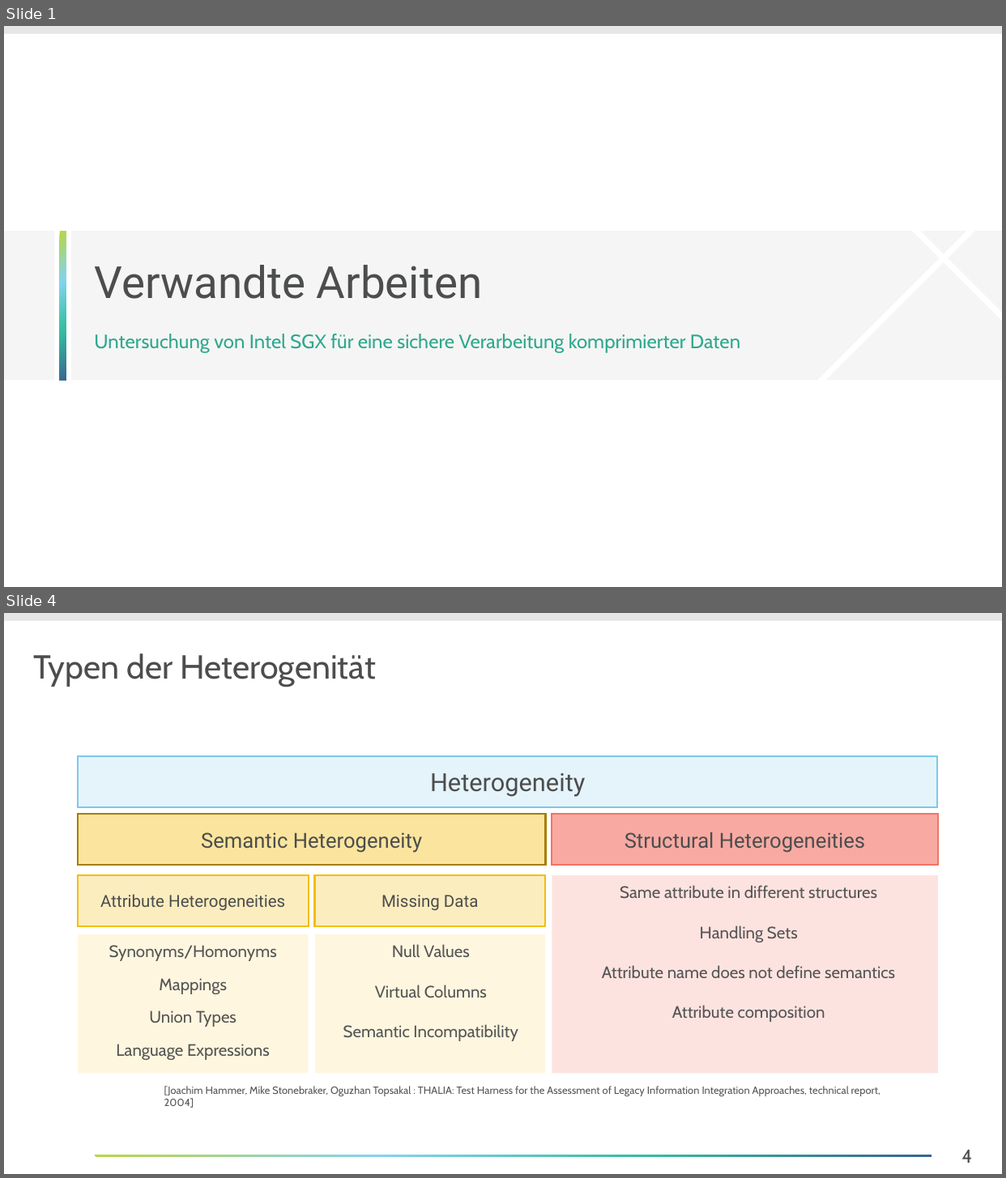
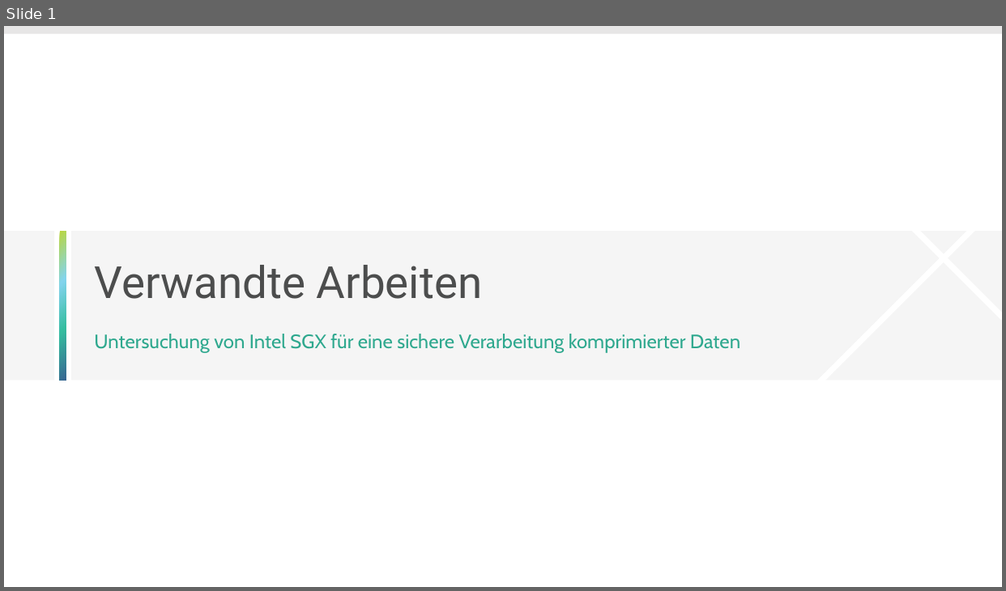
Before and after one commit to Lucku/bachelorthesis, a slide deck: Dokument/Entwürfe/02 Verwandte Arbeiten.pptx. Shown one above the other, each under a label of ours: slides 1 and 4 before the commit, slide 1 after it; the slides between them are not shown. The pictures are 1006x1178 and 1006x591 pixels, drawn with LibreOffice and Linux fonts; fonts in the diff are those of the drawing; background and template pictures are left out. Boxes give left, top, right and bottom in pixels: in the first picture for what was removed or moved away, otherwise in the second. Text is boxed around its words. In the diff, an @@ line names an element or a change of style, - is before the commit and + after.

Commit message:
Added skeleton structure of thesis and part of introduction

```diff
--- a/Dokument/Entwürfe/02 Verwandte Arbeiten.pptx
+++ b/Dokument/Entwürfe/02 Verwandte Arbeiten.pptx
@@ slide 4 removed at (4,613,1002,1174), background #FFFFFF; not listed: 1 template element that a slide beside it also shows @@
@@ title removed at (33,653,376,687) @@
-Typen der Heterogenität
@@ rectangle removed at (78,756,937,807) @@
-Heterogeneity
@@ rectangle removed at (78,815,546,866) @@
-Semantic Heterogeneity
@@ rectangle removed at (552,815,938,866) @@
-Structural Heterogeneities
@@ rectangle removed at (78,875,309,926) @@
-Attribute Heterogeneities
@@ rectangle removed at (314,875,545,926) @@
-Missing Data
@@ rectangle removed at (552,875,938,1073) @@
@@ text removed at (602,885,895,1022) @@
-Same attribute in different structures
-Handling Sets
-Attribute name does not define semantics
-Attribute composition
@@ rectangle removed at (78,935,308,1073) @@
@@ rectangle removed at (78,936,309,1069) @@
-Synonyms/Homonyms
-Mappings
-Union Types
-Language Expressions
@@ rectangle removed at (315,935,546,1073) @@
@@ rectangle removed at (317,936,545,1047) @@
-Null Values
-Virtual Columns
-Semantic Incompatibility
@@ text removed at (164,1086,880,1108) @@
-[Joachim Hammer, Mike Stonebraker, Oguzhan Topsakal : THALIA: Test Harness for the Assessment of Legacy Information Integration Approaches, technical report, 2004]
@@ rectangle removed at (95,1155,932,1157) @@
@@ page number removed at (961,1150,972,1163) @@
-4
```
Also in this commit, not shown: 9 slides added, 4 other slides removed, 11 other files.
